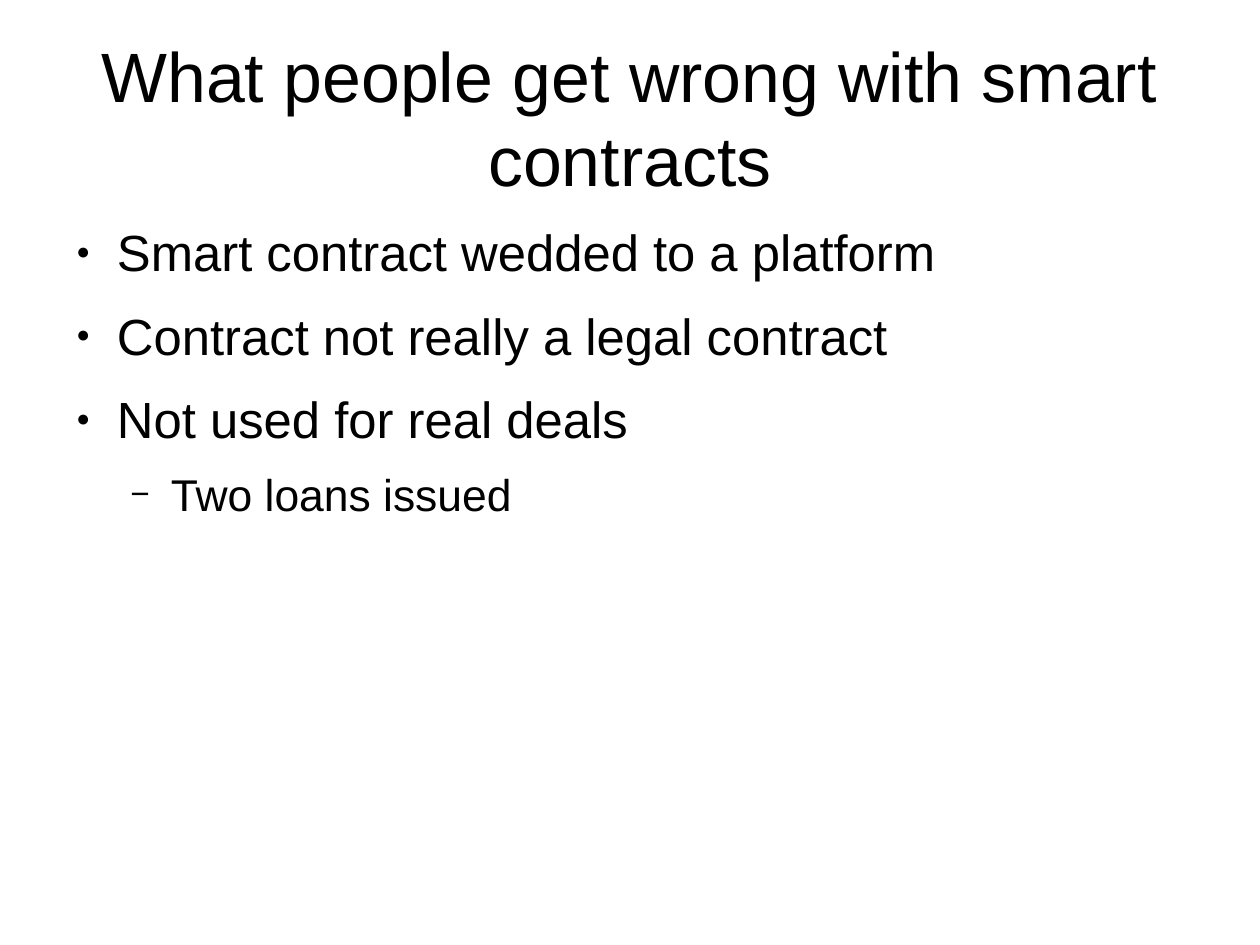
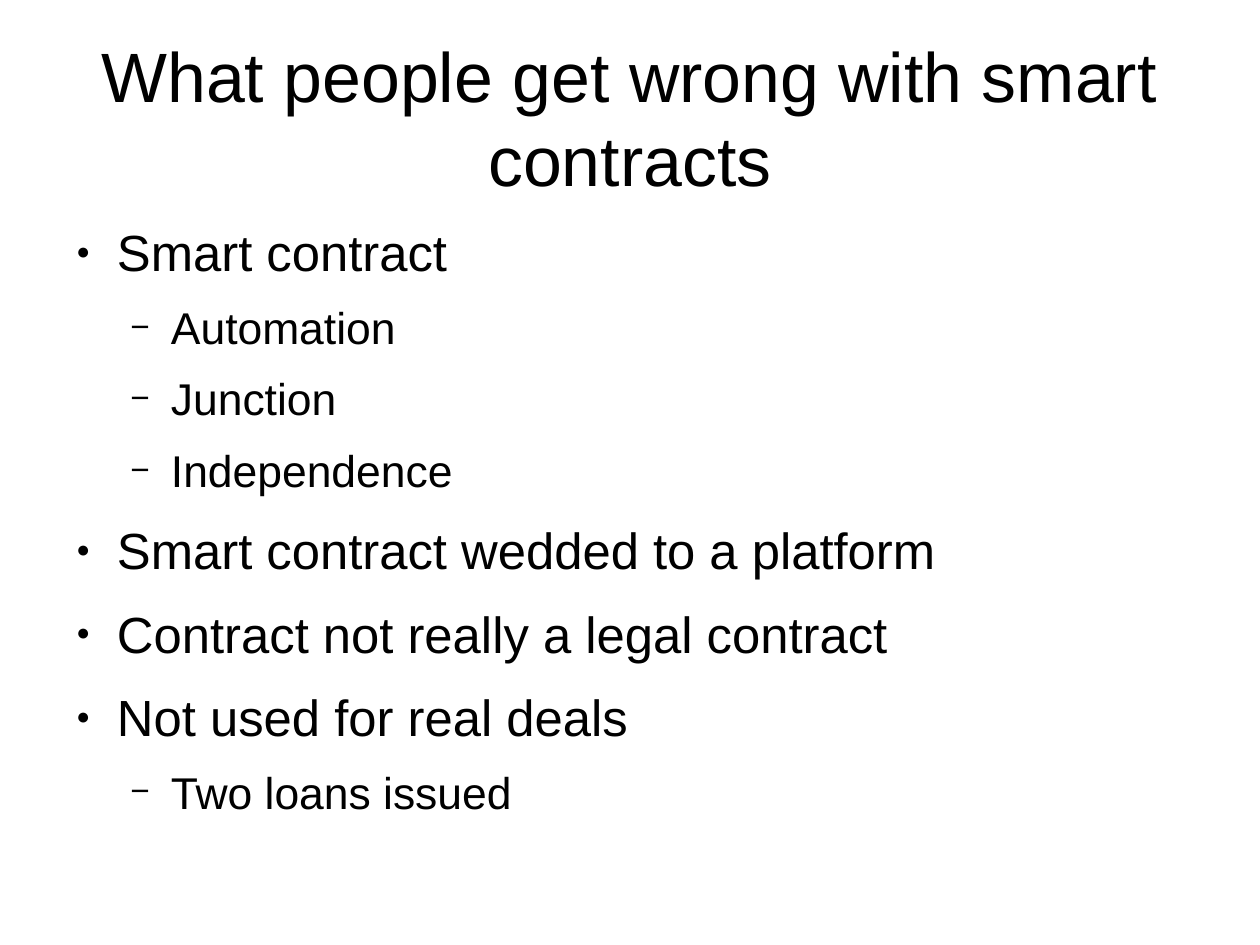
Before and after one commit to joequant/bitquant, a slide deck: slide 5 of pitchdecks/tech.odp. Drawn at 1260x945 pixels with LibreOffice and Linux fonts; fonts in the diff are those of the drawing. Boxes give left, top, right and bottom in pixels: in the first picture for what was removed or moved away, otherwise in the second. Text is boxed around its words. In the diff, an @@ line names an element or a change of style, - is before the commit and + after.

```diff
--- a/pitchdecks/tech.odp
+++ b/pitchdecks/tech.odp
@@ text at box(117, 235, 452, 496): paragraphs added @@
+● Smart contract
+  − Automation
+  − Junction
+  − Independence
```
Also in this commit, not shown: 1 slide added, 1 other file.
